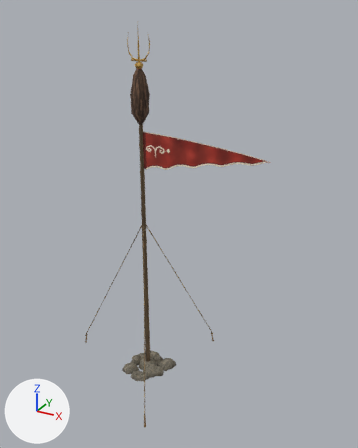
A saved change to the glTF model ordo/assets/models/kipchak/tug.glb.
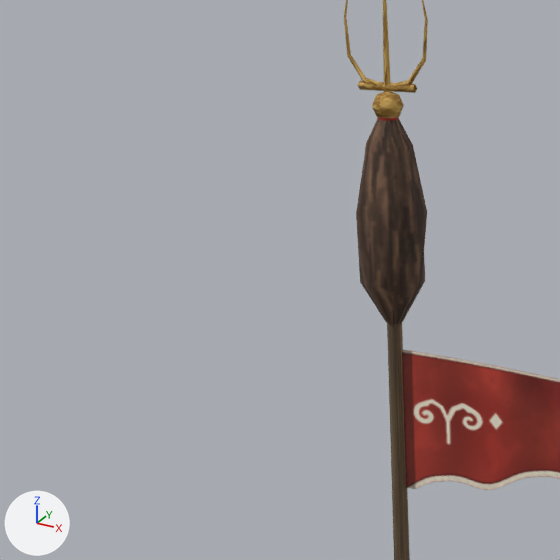
Each version is shown whole from a 50 mm lens placed at (6.4, -9.78, 9.64), pointed at (0.9, 0.22, 4.63), then close up on the part from 9% to 52% of the width and 8% to 42% of the height. The axes (+X, +Y, +Z) are drawn at lower left. The lights are the same throughout. The older version's two pictures come first. Vertices at exactly the same position are counted once.

In view in the first close-up: 'Pennant', 'Tug'.
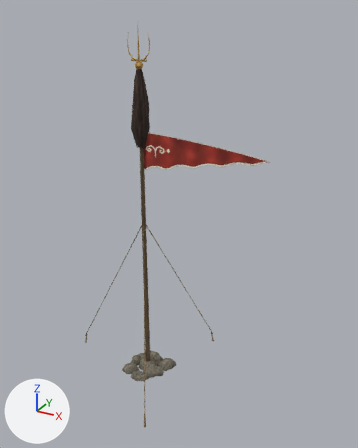
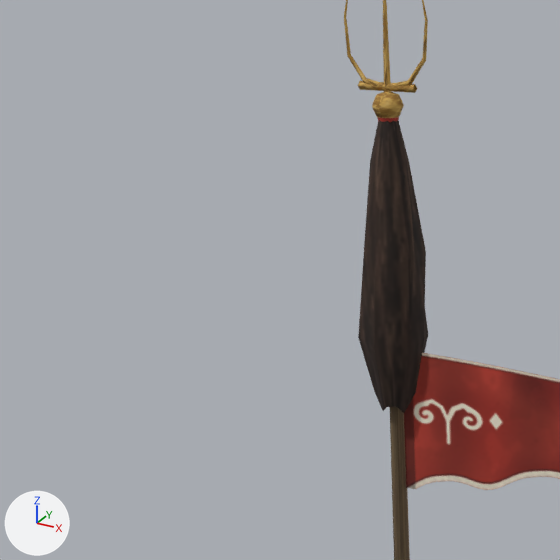
Where the change shows, as pixel boxes (x1, y1, x2, y2) in the close-ups (560 x 560 px):
```json
{"part": 1, "of": "me_tug", "change": "rebuilt", "before": [356, 119, 427, 324], "after": [358, 120, 428, 413], "on screen": "43% taller"}
```

Edits to the scene script, one JSON object a line:
```json
{"block": "me_tug", "where": "# used by ob_tug; location = (0.0, 0.0, 0.0)"}
{"op": "remove", "block": "me_tug", "code": "me_tug.from_pydata(...)  # 464 vertices, 661 faces; spans x -2.33..1.18, y -2.02..2.02, z -0.01..9.35"}
{"op": "add", "block": "me_tug", "code": "me_tug.from_pydata(...)  # 474 vertices, 677 faces; spans x -2.33..1.18, y -2.02..2.02, z -0.01..9.35"}
{"block": "me_tug", "change": "me_tug part 1: the loose piece of 55 vertices spanning x -0.22..0.22, y -0.22..0.23, z 7.09..8.34 is rebuilt with 65 vertices and now spans x -0.21..0.22, y -0.24..0.21, z 6.51..8.34"}
```
